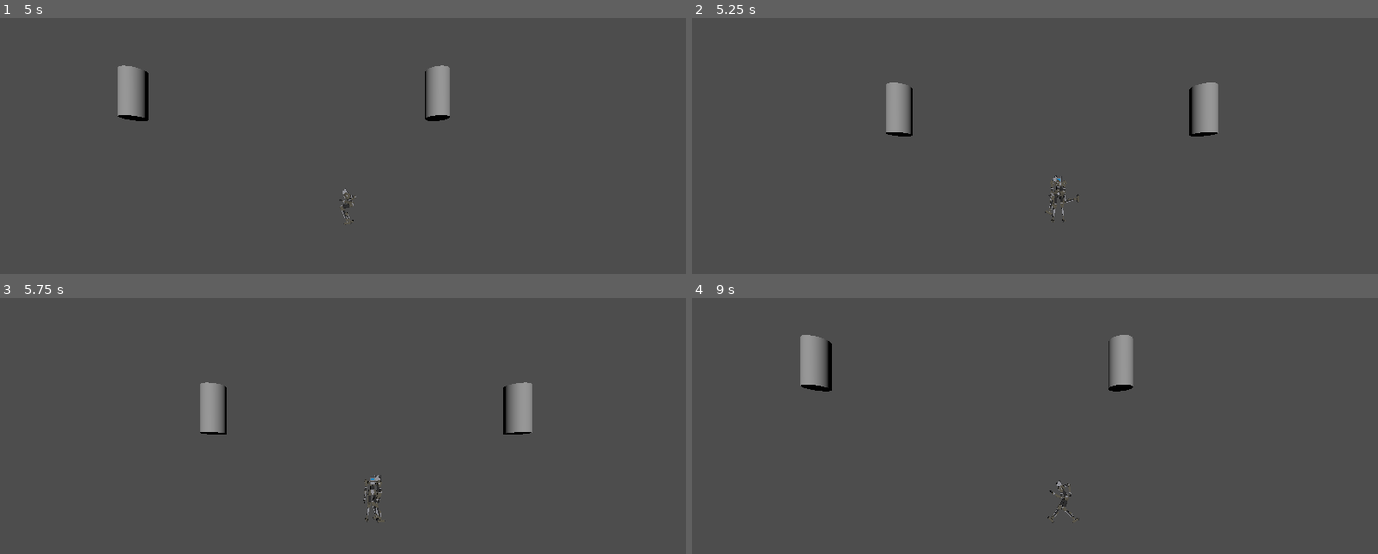
Above: before the commit, frames 1-4 (two rows, left to right).
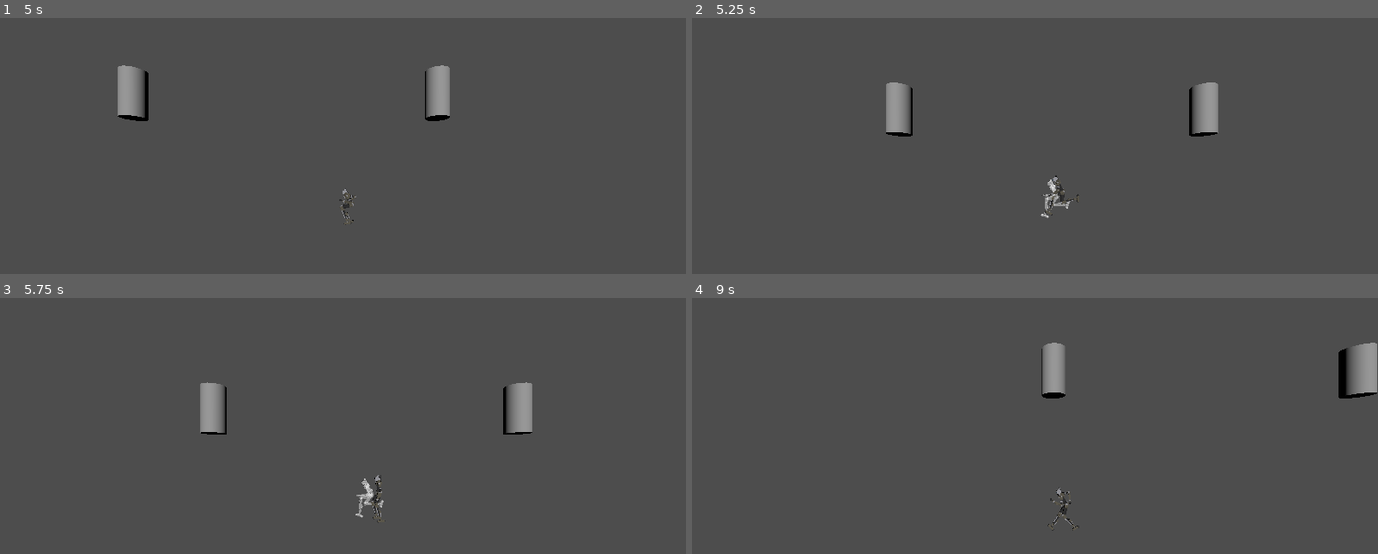
Above: after the commit, the same moments.

Repository: KaratePikachu/jamfestspring2026
Game: Godot game, scene res://test_scene_3d.tscn
Same seed, same stepped clock (60 frames per second), same inputs: the game is played once before the commit and once after it.
Inputs:
- Up to frame 1 (5 s): hold Right (move_right) 0.53-1.28 s; tap Shift (rewind) at 0.6, 1.55, 2.1, 3.05, 3.6, 4.55 s; tap X (jump) at 0.77, 0.8, 1.07, 1.35, 1.52, 1.82, 2.3, 3.02, 3.32, 3.77, 3.8, 4.07, 4.35, 4.52, 4.82 s; hold Left (move_left) 1.28-2.03 s; hold Right (move_right) 2.03-3.53 s; tap Z (sprint) at 2.85 s; hold Left (move_left) from 3.53 s (still down)
- Up to frame 2 (5.25 s): keep holding Left (move_left); tap Shift (rewind) at 5.1 s
- Up to frame 3 (5.75 s): keep holding Left (move_left); tap X (jump) at 5.3 s
- Up to frame 4 (9 s): release Left (move_left) at 5.78 s; hold Right (move_right) 5.78-8.03 s; tap Z (sprint) at 5.85, 8.85 s; tap X (jump) at 6.02, 6.32, 6.77, 6.8, 7.07, 7.35, 7.52, 7.82, 8.3 s; tap Shift (rewind) at 6.05, 6.6, 7.55, 8.1 s; hold Left (move_left) from 8.03 s (still down)

Frame 1 is identical in both runs. In frame 2, 0.2% of the frame differs, in the area x 50-56%, y 61-80%; in frame 3, 0.2%; in frame 4, 3.4%, in the area x 15-100%, y 14-91%.

Commit message:
afterimage

Diff:
--- a/Assets/Player/player_model.gd
+++ b/Assets/Player/player_model.gd
@@ -4,7 +4,11 @@
 @export var player : Player
 @export var animation_player : AnimationPlayer
 
+@export var white_material : StandardMaterial3D
+
 var jumping : bool = false
+
+@export var meshes : Array[MeshInstance3D]
 
 func jump() -> void:
 	jumping = true
@@ -26,3 +30,7 @@
 			animation_player.play("Skeleton|Walk",0.2)
 	else:
 		animation_player.play("Skeleton|Idle",0.2)
+
+func become_white() -> void:
+	for mesh : MeshInstance3D in meshes:
+		mesh.material_override = white_material
--- a/Assets/Player/player_model.tscn
+++ b/Assets/Player/player_model.tscn
@@ -3,9 +3,15 @@
 [ext_resource type="PackedScene" uid="uid://bstr5abk84i7h" path="res://Assets/Player/Player.fbx" id="1_qge56"]
 [ext_resource type="Script" uid="uid://bdx301h1aidu2" path="res://Assets/Player/player_model.gd" id="2_65e0t"]
 
-[node name="PlayerModel" unique_id=979262629 node_paths=PackedStringArray("animation_player") instance=ExtResource("1_qge56")]
+[sub_resource type="StandardMaterial3D" id="StandardMaterial3D_65e0t"]
+transparency = 1
+albedo_color = Color(1, 1, 1, 0.4117647)
+
+[node name="PlayerModel" unique_id=979262629 node_paths=PackedStringArray("animation_player", "meshes") instance=ExtResource("1_qge56")]
 script = ExtResource("2_65e0t")
 animation_player = NodePath("AnimationPlayer")
+white_material = SubResource("StandardMaterial3D_65e0t")
+meshes = [NodePath("Skeleton/Skeleton3D/Hand L2"), NodePath("Skeleton/Skeleton3D/Hand R2"), NodePath("Skeleton/Skeleton3D/Head2"), NodePath("Skeleton/Skeleton3D/LowerArm L"), NodePath("Skeleton/Skeleton3D/LowerArm R"), NodePath("Skeleton/Skeleton3D/Shin L2"), NodePath("Skeleton/Skeleton3D/Shin R2"), NodePath("Skeleton/Skeleton3D/Thigh L2"), NodePath("Skeleton/Skeleton3D/Thigh R2"), NodePath("Skeleton/Skeleton3D/Torso"), NodePath("Skeleton/Skeleton3D/UpperArm L"), NodePath("Skeleton/Skeleton3D/UpperArm R"), NodePath("Skeleton/Skeleton3D/Wheels L"), NodePath("Skeleton/Skeleton3D/Wheels R")]
 
 [node name="Skeleton" parent="." index="0" unique_id=35283100]
 transform = Transform3D(29.4, 0, 0, 0, -7.009506e-06, 29.399998, 0, -29.399998, -7.009506e-06, 0, -0.114, 0)
--- a/components/movement_component.gd
+++ b/components/movement_component.gd
@@ -35,6 +35,8 @@
 		amount = sprint_friction.sample(absf(player.velocity.x))
 	else:
 		amount = friction.sample(absf(player.velocity.x))
+
+
 	player.internal_velocity.x = move_toward(player.internal_velocity.x,0,amount)
 	#print(player.internal_velocity)
 
--- a/components/rewind_component/rewind_component.gd
+++ b/components/rewind_component/rewind_component.gd
@@ -4,7 +4,7 @@
 @export var player : Player
 @export var gravity_component : GravityComponent
 
-@export var player_model : PackedScene
+@export var player_model : PlayerModel
 
 @export var rewind_path : Path3D
 @export var path_follow : PathFollow3D
@@ -16,6 +16,7 @@
 var rewinding : bool = false
 var ready_to_launch : bool = false
 var ghost_trail : Array[PlayerModel] = []
+var ghost_trash : Array[PlayerModel] = []
 
 var og_position : Vector3
 var launch_vector : Vector3
@@ -23,7 +24,13 @@
 func _ready() -> void:
 	assert(rewind_path != null, "Null Rewind Path")
 
+
 func process() -> void:
+
+	if ghost_trash.size() > 0 and randi_range(0,100) > 70:
+		var next_freed : PlayerModel = ghost_trash.pop_back()
+		next_freed.queue_free()
+
 	if remaining_rewind_cooldown > 0:
 		remaining_rewind_cooldown -= 1
 
@@ -31,10 +38,11 @@
 		recording = true
 		og_position = player.global_position
 		launch_vector = player.internal_velocity.rotated(Vector3.FORWARD,deg_to_rad(180)).normalized()
-	elif Input.is_action_just_released("rewind") and recording:
+	elif recording and ( Input.is_action_just_released("rewind") or ghost_trail.size() > 30 ):
 		recording = false
 
 		var num_points : int = rewind_path.curve.point_count
+		print(num_points)
 		rewinding = true
 		var curve : Curve3D = rewind_path.curve
 		launch_vector *= clampf(5*rewind_path.curve.get_baked_length(),0,30)
@@ -47,7 +55,7 @@
 			var tween : Tween = get_tree().create_tween()
 			tween.set_trans(Tween.TRANS_EXPO)
 			tween.set_ease(Tween.EASE_IN)
-			tween.tween_property(path_follow,"progress_ratio",0,1)
+			tween.tween_property(path_follow,"progress_ratio",0,1.5)
 			await tween.finished
 
 
@@ -61,13 +69,22 @@
 func rewind() -> void:
 	player.internal_velocity = Vector3.ZERO
 	player.global_position = path_follow.global_position
+	var curve : Curve3D = rewind_path.curve
+	if (float(ghost_trail.size()-1.5))/(curve.get_baked_length()) >= path_follow.progress_ratio: #total points
+		var removal : PlayerModel = ghost_trail.pop_back()
+		if removal != null:
+			removal.hide()
+			ghost_trash.append(removal)
 
 func launch() -> void:
 	player.global_position = og_position
 	player.internal_velocity = launch_vector
 	rewind_path.curve.clear_points()
-	for model : PlayerModel in ghost_trail:
-		model.queue_free()
+
+
+	for m : PlayerModel in ghost_trail:
+		m.hide()
+	ghost_trash.append_array(ghost_trail)
 	ghost_trail.clear()
 	ready_to_launch = false
 
@@ -88,7 +105,9 @@
 		rewind_path.curve.add_point(player.global_position)
 
 	if num_points / 2 > ghost_trail.size():
-		var new_model : PlayerModel = player_model.instantiate()
+		var new_model : PlayerModel = player_model.duplicate()
+		new_model.player = null
+		new_model.become_white()
 		new_model.position = player.position
 		player.add_sibling(new_model)
 		ghost_trail.append(new_model)
--- a/player/player.tscn
+++ b/player/player.tscn
@@ -64,11 +64,11 @@
 sprint_friction = SubResource("Curve_qjkh3")
 metadata/_custom_type_script = "uid://c3214t8lqeebx"
 
-[node name="RewindComponent" type="Node" parent="." unique_id=1208336863 node_paths=PackedStringArray("player", "gravity_component", "rewind_path", "path_follow")]
+[node name="RewindComponent" type="Node" parent="." unique_id=1208336863 node_paths=PackedStringArray("player", "gravity_component", "player_model", "rewind_path", "path_follow")]
 script = ExtResource("6_g6k8r")
 player = NodePath("..")
 gravity_component = NodePath("../GravityComponent")
-player_model = ExtResource("2_boad6")
+player_model = NodePath("../PlayerModel")
 rewind_path = NodePath("RewindPath")
 path_follow = NodePath("RewindPath/PathFollow3D")
 metadata/_custom_type_script = "uid://da4k1fsrg3ne7"
